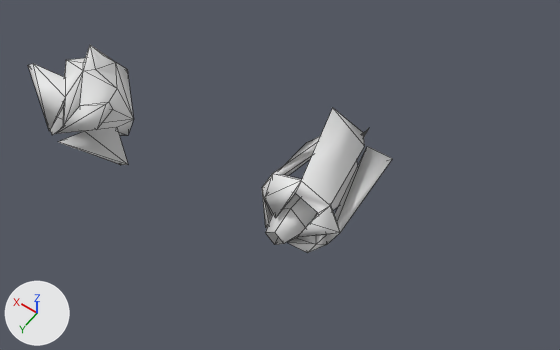
Two versions of the Blender file ModelSrc/Enemy1.blend, one commit apart.
Both versions are drawn from a camera (50 mm lens) standing at (-19.1, 14.3, 23.4) and looking at (-8.3, -0.8, -0.4). Lighting does not change. The marker at lower left points along +X, +Y and +Z. Mesh edges are drawn as thin lines.

In view in the first picture: 'Enemy1', 'Enemy2'.
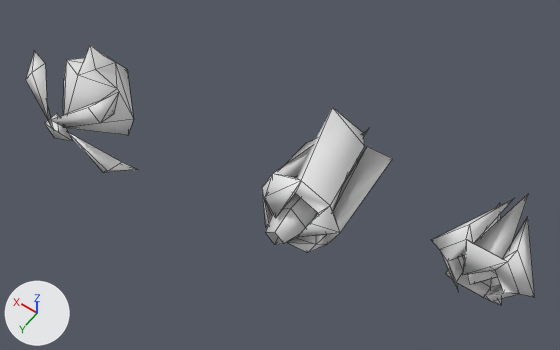
Edits to the scene script, one JSON object a line:
```json
{"block": "me_enemy1", "where": "# used by ob_enemy1; location = (0.0, 0.0, 0.0)"}
{"op": "remove", "block": "me_enemy1", "code": "me_enemy1.from_pydata(...)  # 43 vertices, 63 faces; spans x -2.45..2.38, y -1.32..3.07, z -2.0..2.74"}
{"op": "add", "block": "me_enemy1", "code": "me_enemy1.from_pydata(...)  # 43 vertices, 58 faces; spans x -2.63..2.69, y -1.32..2.75, z -2.46..2.74"}
{"block": "me_enemy1", "change": "me_enemy1 part 1"}
{"block": "me_enemy1", "change": "29 vertices are removed from x -2.45..2.38, y 0.85..3.07, z -1.83..1.83"}
{"block": "me_enemy1", "change": "49 faces are deleted"}
{"block": "me_enemy1", "change": "29 vertices are added at x -2.63..2.69, y 0.99..2.75, z -2.46..2.11"}
{"block": "me_enemy1", "change": "44 new faces join them"}
{"block": "me_enemy2", "where": "# used by ob_enemy2; location = (-10.0, 0.0, 0.0)"}
{"op": "remove", "block": "me_enemy2", "code": "me_enemy2.from_pydata(...)  # 62 vertices, 80 faces; spans x -1.86..1.96, y -4.61..1.92, z -1.87..1.96"}
{"op": "add", "block": "me_enemy2", "code": "me_enemy2.from_pydata(...)  # 58 vertices, 80 faces; spans x -1.86..1.96, y -4.61..1.92, z -1.87..1.96"}
{"block": "me_enemy2", "change": "me_enemy2 part 2"}
{"block": "me_enemy2", "change": "8 vertices are removed from x -1.46..1.35, y 0.0, z -1.36..1.45"}
{"block": "me_enemy2", "change": "24 faces are deleted"}
{"block": "me_enemy2", "change": "4 vertices are added at (1.14, 0.0, -0.45), (-0.55, 0.0, -1.16), (-1.26, 0.0, 0.54), (0.44, 0.0, 1.24)"}
{"block": "me_enemy2", "change": "24 new faces join them"}
{"op": "add", "block": "me_enemy3", "code": ["me_enemy3 = bpy.data.meshes.new('Enemy3')", "me_enemy3.from_pydata(...)  # 35 vertices, 51 faces; spans x -2.08..2.08, y -4.3..0.87, z -1.72..1.88", "me_enemy3.polygons.foreach_set('use_smooth', [True] * 51)"]}
{"op": "add", "block": "ob_enemy3", "code": ["ob_enemy3 = bpy.data.objects.new('Enemy3', me_enemy3)", "ob_enemy3.location = (-16.51, -1.67, -0.82)"]}
```

What differs and where, as boxes (x1, y1, x2, y2) in the pictures (560 x 350 px; the box of a moved part takes in the faces that stretch with it):
```json
{"object": "Enemy1", "change": "reshaped", "before": [28, 45, 133, 165], "after": [26, 45, 137, 173], "on screen": "7% taller"}
{"object": "Enemy3", "change": "added", "after": [431, 194, 535, 305]}
{"part": 1, "of": "me_enemy1", "change": "moved or reshaped", "before": [28, 46, 133, 165], "after": [26, 46, 137, 173]}
{"part": 2, "of": "me_enemy2", "change": "moved or reshaped", "before": [273, 142, 392, 232], "after": [273, 112, 392, 232]}
```
